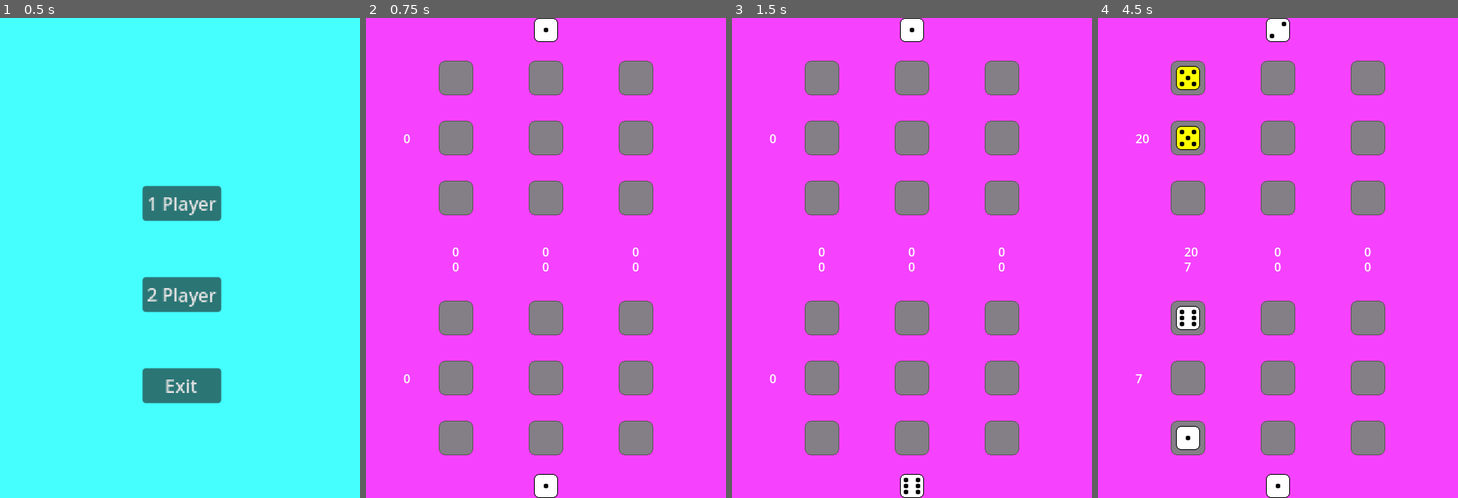
Above: before the commit, frames 1-4 (left to right).
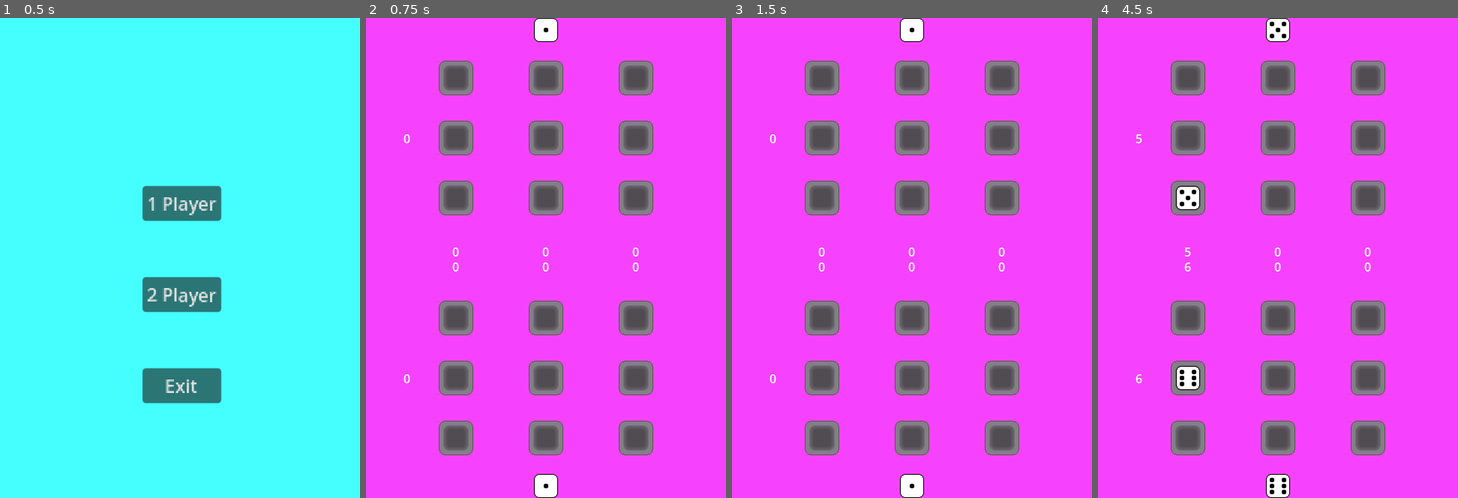
Above: after the commit, the same moments.

Repository: Hugo-Blosse/knucklebones1
Game: Godot game, scene res://mmenu.tscn
Same seed, same stepped clock (60 frames per second), same inputs: the game is played once before the commit and once after it. The engine's default icon, where the game draws it, is replaced by a stand-in: a white triangle on a blue panel in a dark square.
Inputs (mouse positions are in pixels of both pictures, inside the frame that each line leads up to; where the layout moved, square brackets give the same spot in the first picture):
- Up to frame 1 (0.5 s): no input
- Up to frame 2 (0.75 s): click "1 Player" at 0.5 s
- Up to frame 3 (1.5 s): click (912, 488) at 1.25 s
- Up to frame 4 (4.5 s): click (1188, 315) at 2.02 s; click (1188, 378) [1188, 138] at 2.75 s; click (1278, 488) at 3.52 s; click (1188, 200) [1188, 440] at 4.25 s

Frame 1 is identical in both runs. In frame 2, 5.7% of the frame differs, in the area x 21-79%, y 10-90%; in frame 3, 5.8%; in frame 4, 6.0%, in the area x 10-79%, y 0-100%.

Commit message:
changes
ai level 2 changes
field art changed

Diff:
--- a/Main.gd
+++ b/Main.gd
@@ -4,6 +4,8 @@
 
 var rng : RandomNumberGenerator = RandomNumberGenerator.new()
 var result : int = 0
+var rolls : int = 0
+var current_fm : FieldManager
 
 
 func _ready() -> void:
@@ -13,6 +15,9 @@
 	$P2FieldManager/PointCounter.default_label_offset = 300
 	$P2FieldManager.start()
 	$P1FieldManager.start()
+	$DiceRollTimer.timeout.connect(_on_dice_roll_timer_timeout)
+	$DiceRollTimer.wait_time = 0.2
+	$DiceRollTimer.one_shot = true
 
 
 func dice_roll_result() -> int:
@@ -21,14 +26,34 @@
 
 func roll(fm : FieldManager) -> void:
 	result = dice_roll_result()
+	current_fm = fm
+	rolls = 6
+	$DiceRollTimer.start()
+
+
+func _on_dice_roll_timer_timeout() -> void:
+	rolls -= 1
+	if rolls == 0:
+		current_fm.change_sprite(result)
+		set_fm_buttons_to_disabled()
+		current_fm._on_roll_ended()
+		return
+	dice_animation()
+
+
+func set_fm_buttons_to_disabled() -> void:
 	$P2FieldManager/TextureButton.disabled = false
 	$P1FieldManager/TextureButton.disabled = false
-	fm.change_sprite(result)
+
+
+func dice_animation() -> void:
+	current_fm.change_sprite(dice_roll_result())
+	$DiceRollTimer.start()
 
 
 func _end() -> void:
-	var score1 : int = $P1FieldManager._game_ended()
-	var score2 : int = $P2FieldManager._game_ended()
+	var score1 : int = $P1FieldManager.get_score()
+	var score2 : int = $P2FieldManager.get_score()
 	var s : String = ""
 	if score1 > score2:
 		s = "1 win"
--- a/computer.gd
+++ b/computer.gd
@@ -2,6 +2,7 @@
 
 
 var fields_comparison : Dictionary = {}
+var ai_level : int = 2
 
 
 @onready var timer : Timer = $Timer
@@ -15,6 +16,9 @@
 	$P2FieldManager/PointCounter.default_label_offset = 300
 	$P2FieldManager.start()
 	$P1FieldManager.start()
+	$DiceRollTimer.timeout.connect(_on_dice_roll_timer_timeout)
+	$DiceRollTimer.wait_time = 0.2
+	$DiceRollTimer.one_shot = true
 	set_starting_fields_comparison()
 
 
@@ -24,21 +28,33 @@
 
 func roll(fm : FieldManager) -> void:
 	result = dice_roll_result()
-	fm.change_sprite(result)
+	current_fm = fm
+	rolls = 6
+	$DiceRollTimer.start()
+
+
+func _on_dice_roll_timer_timeout() -> void:
+	rolls -= 1
+	if rolls != 0:
+		dice_animation()
+	else:
+		current_fm.change_sprite(result)
+		if current_fm == p_2_field_manager:
+			timer.wait_time = 1
+			timer.start()
+		current_fm._on_roll_ended()
 
 
 func _on_p_1_field_manager_check_enemy_dices(val, field, _fm) -> void:
 	p_2_field_manager.check_enemy_column(val, field)
-	p_2_field_manager._on_texture_button_pressed()
-	p_2_field_manager.texture_button.disabled = true
-	fields_comparison[[field.col_num, field.row_num]] = [field, p_2_field_manager.fields[[field.col_num, field.row_num]]]
-	timer.wait_time = 1
-	timer.start()
+	if $P1FieldManager.num_of_filled_fields != 8:
+		p_2_field_manager._on_texture_button_pressed()
+		p_2_field_manager.texture_button.disabled = true
+		fields_comparison[[field.col_num, field.row_num]] = [field, p_2_field_manager.fields[[field.col_num, field.row_num]]]
 
 
 func _on_timer_timeout() -> void:
-	if timer.wait_time == 1:
-		check_next_move()
+	check_next_move()
 
 
 func check_next_move() -> void:
@@ -69,17 +85,75 @@
 		1 : 0,
 		2 : 0
 	}
+	var p_2_val_counter_max : int = 0
+
+	if ai_level == 2 && avalible_cols.size() > 1:
+		avalible_cols = check_enemy_fields(avalible_cols)
+	if avalible_cols.size() == 1:
+		return avalible_cols[0]
+
 	for i in avalible_cols.size():
 		for j in p_2_field_manager.rowscols:
 			if fields_comparison[[avalible_cols[i], j]][0].val == p_2_field_manager.value:
 				p_2_val_counter[avalible_cols[i]] += 1
 			if fields_comparison[[avalible_cols[i], j]][1].val == p_2_field_manager.value:
 				p_2_val_counter[avalible_cols[i]] += 1
-	var p_2_val_counter_max : int = 0
 	p_2_val_counter_max = p_2_val_counter.values().max()
 	if p_2_val_counter_max == 0:
 		return avalible_cols[rng.randi_range(0, avalible_cols.size() - 1)]
 	return p_2_val_counter.find_key(p_2_val_counter_max)
+
+
+func check_enemy_fields(avalible_cols : Array) -> Array:
+	var ai_fields : Array = []
+	var k : int = 0
+	for i in p_2_field_manager.rowscols:
+		for j in p_2_field_manager.rowscols:
+			ai_fields.append(fields_comparison.values()[k][1])
+			k += 1
+
+	if $P1FieldManager.num_of_filled_fields > 6 && $P1FieldManager.get_score() > p_2_field_manager.get_score():
+		var enemy_same_val_fields : Array = get_list_of_enemy_vals_equal_to_ai_val(fields_comparison)
+		if enemy_same_val_fields.max() > 0:
+			return avalible_cols.filter(func(num): return num == enemy_same_val_fields.bsearch(enemy_same_val_fields.max()))
+	elif p_2_field_manager.value <= 2:
+		var enemy_low_val_fields : Array = get_list_of_enemy_vals_equal_to_ai_val(fields_comparison)
+		if enemy_low_val_fields.max() > 0:
+			avalible_cols.remove_at(enemy_low_val_fields.bsearch(enemy_low_val_fields.max()))
+	elif p_2_field_manager.value >= 4 && !check_for_same_field(p_2_field_manager.value):
+		var b : Array = []
+		for i in p_2_field_manager.rowscols:
+			var l : int = 0
+			b.append(0)
+			for j in p_2_field_manager.rowscols:
+				if fields_comparison[[i, j]][0].val <= 3 && fields_comparison[[i, j]][0].val != 0:
+					l += 11
+				elif fields_comparison[[i, j]][0].val > 3:
+					l += 10
+			b[i] = l
+		if b.max() > 0:
+			return avalible_cols.filter(func(num): return num == b.bsearch(b.max()))
+	return avalible_cols
+
+
+func check_for_same_field(value : int, id : int = 1) -> bool:
+	for i in p_2_field_manager.rowscols:
+		for j in p_2_field_manager.rowscols:
+			if value == fields_comparison[[i, j]][id].value:
+				return true
+	return false
+
+
+func get_list_of_enemy_vals_equal_to_ai_val(fields : Dictionary) -> Array:
+	var a : Array = []
+	for i in p_2_field_manager.rowscols:
+		var k : int = 0
+		a.append(0)
+		for j in p_2_field_manager.rowscols:
+			if fields[[i, j]][0].val == p_2_field_manager.value:
+				k += 1
+		a[i] = k
+	return a
 
 
 func _restart() -> void:
--- a/field_manager.gd
+++ b/field_manager.gd
@@ -68,6 +68,9 @@
 func change_sprite(num):
 	value = num
 	$TextureButton.texture_normal = ResourceLoader.load(str("res://art/dice", num, ".png"))
+
+
+func _on_roll_ended() -> void:
 	$TextureButton.disabled = true
 	set_fields_disabled(false)
 
@@ -75,10 +78,10 @@
 func _on_field_button_pressed(field : Field) -> void:
 	field.set_val(value)
 	check_your_column(value, field)
-	change_num_of_filled_fields(1)
 	set_fields_disabled(true)
 	$PointCounter.set_label_value(field.col_num, set_points(field.col_num))
 	emit_signal("check_enemy_dices", value, field, self)
+	change_num_of_filled_fields(1)
 
 
 func set_fields_disabled(is_disabled : bool) -> void:
@@ -93,7 +96,7 @@
 		emit_signal("end")
 
 
-func _game_ended() -> int:
+func get_score() -> int:
 	var score : int = 0
 	for f in fields.keys():
 		score += fields[f].get_points()
--- a/pve.tscn
+++ b/pve.tscn
@@ -45,6 +45,10 @@
 [node name="Timer" type="Timer" parent="."]
 one_shot = true
 
+[node name="DiceRollTimer" type="Timer" parent="."]
+wait_time = 0.2
+one_shot = true
+
 [connection signal="check_enemy_dices" from="P1FieldManager" to="." method="_on_p_1_field_manager_check_enemy_dices"]
 [connection signal="end" from="P1FieldManager" to="." method="_end"]
 [connection signal="rolled" from="P1FieldManager" to="." method="roll"]
--- a/pvp.tscn
+++ b/pvp.tscn
@@ -59,6 +59,10 @@
 offset_right = 120.0
 offset_bottom = 64.0
 
+[node name="DiceRollTimer" type="Timer" parent="."]
+wait_time = 0.2
+one_shot = true
+
 [connection signal="check_enemy_dices" from="P1FieldManager" to="." method="_check_enemy_dices"]
 [connection signal="end" from="P1FieldManager" to="." method="_end"]
 [connection signal="rolled" from="P1FieldManager" to="." method="roll"]
Binary file changed: art/Field.png
